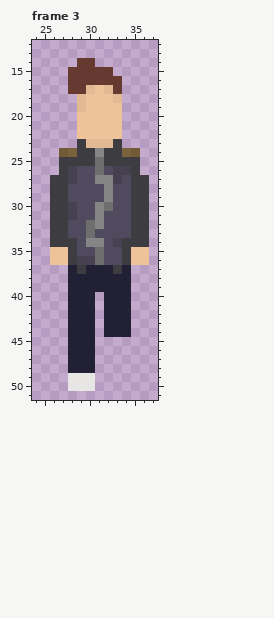
File history of a pixel-art file, www/assets/character/torch/walk/frontwalk/frontwalk.ase. The first picture shows the starting point.
64x64 pixels, 10 frames. Pixels under 10% opacity are left out. Colours within 5 levels of each other are drawn and written as one. Shown: frame 3: x 24..37, y 12..51. The commit also changed other frames, which this record leaves out.
Now the later version:
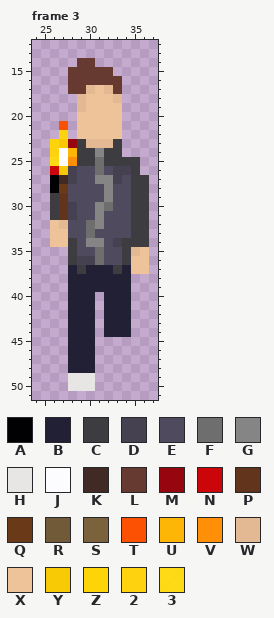
Palette (. is transparent): A #010104  B #222034  C #3d3c40  D #454151  E #4f4a5d  F #6e6e6e  G #858585  H #e8e5e5  J #fcfcfe  K #412a23  L #663931  M #96040cfc  N #cb050a  P #61341b  Q #6a3917  R #705a38  S #7a623d  T #fd4f01fc  U #fdb605  V #fe8f06  W #e2b992  X #eec39a  Y #f8ca06  Z #fdd406fd  2 #fed20efd  3 #fed914fd
The exact change:
layer "bag" now hidden
layer "torch" added
Frame 3:
y 21: x 27 . -> T
y 22: x 27 . -> 2
y 23: x 26..28 ... -> ZYM
y 24: x 26..28 .RS -> 2JU; x 34..35 SR -> ..
y 25: x 26..28 .CC -> 3JV
y 26: x 26..27 .C -> NY
y 27: x 26..27 CC -> AK
y 28: x 26..27 CC -> AQ
y 29..31: x 27 C -> P
y 32: x 26..27 CC -> XW
y 33..34: x 26..27 CC -> XX
y 35: x 26..27 XX -> ..; x 35 X -> W
y 36: x 26..27 XX -> ..
y 37: x 35..36 .. -> XX
